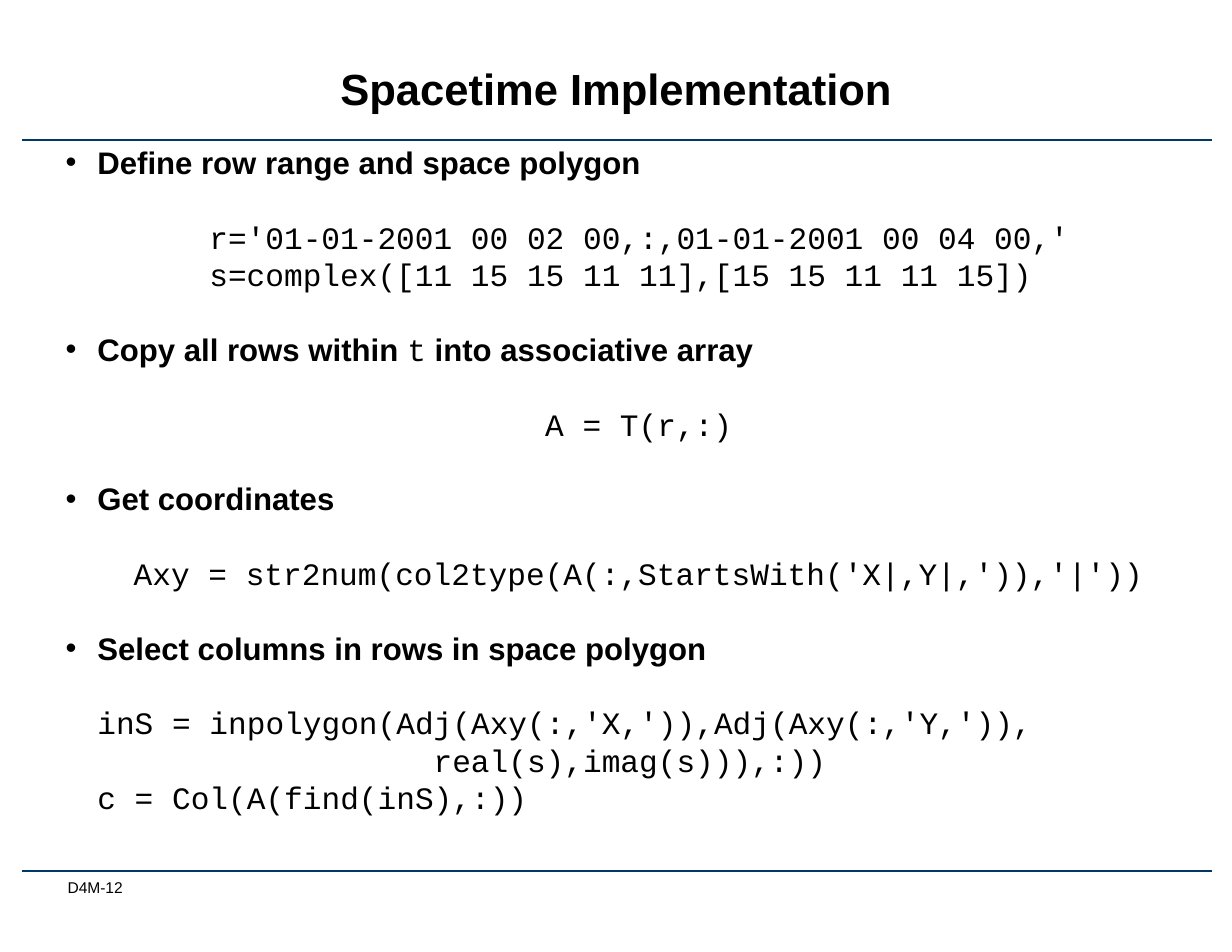
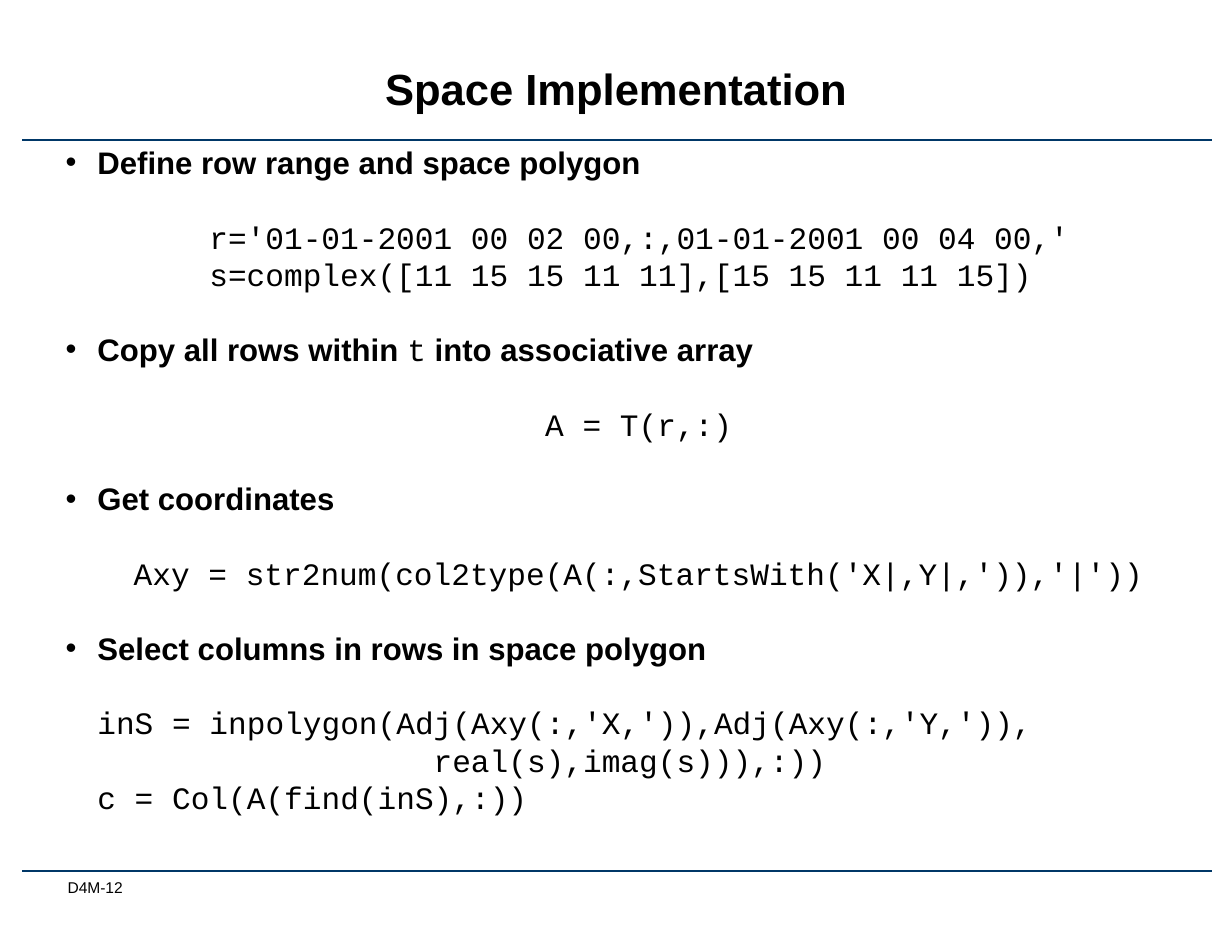
Before and after one commit to Accla/d4m, a slide deck: slide 12 of docs/Lec04-StructuredData.pptx. Drawn at 1232x952 pixels with LibreOffice and Linux fonts; fonts in the diff are those of the drawing; background and template pictures are left out. Boxes give left, top, right and bottom in pixels: in the first picture for what was removed or moved away, otherwise in the second. Text is boxed around its words. In the diff, an @@ line names an element or a change of style, - is before the commit and + after.

Commit message:
minor

```diff
--- a/docs/Lec04-StructuredData.pptx
+++ b/docs/Lec04-StructuredData.pptx
@@ title at (385, 73, 846, 114): text changed @@
-Spacetime Implementation
+Space Implementation
```
